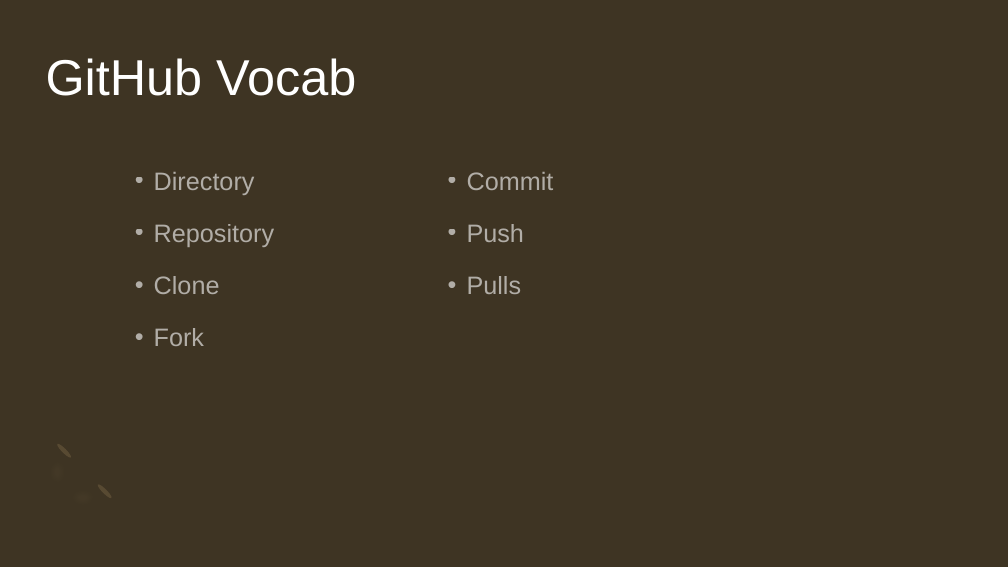
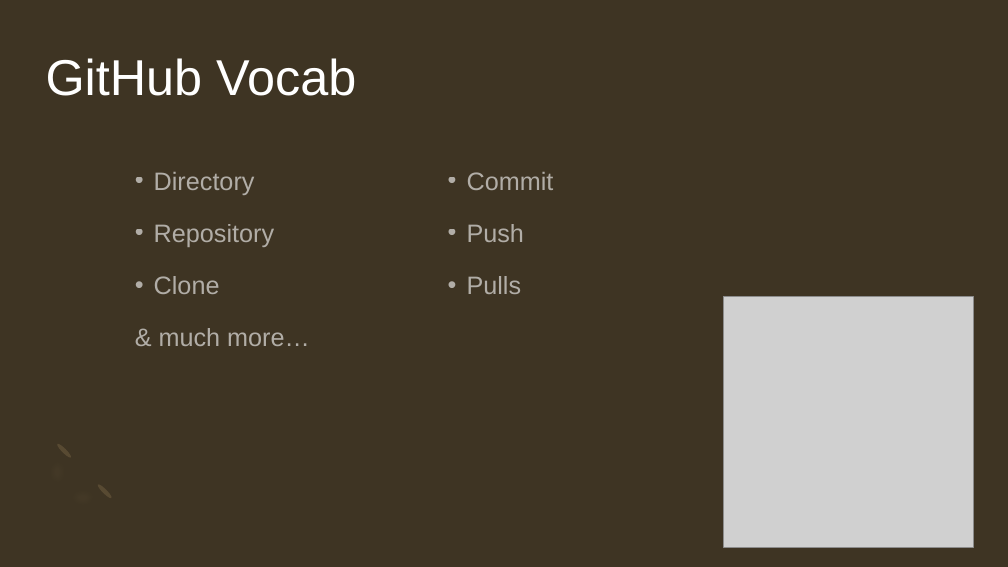
Before and after one commit to JoanneStasiak/JupyterNotebook, a slide deck: slide 4 of Github and jupyter.pptx (slide 5 before the commit). Drawn at 1008x567 pixels with LibreOffice and Linux fonts; fonts in the diff are those of the drawing; grey boxes stand for pictures. Boxes give left, top, right and bottom in pixels: in the first picture for what was removed or moved away, otherwise in the second. Text is boxed around its words. In the diff, an @@ line names an element or a change of style, - is before the commit and + after.

```diff
--- a/Github and jupyter.pptx
+++ b/Github and jupyter.pptx
@@ picture added at box(724, 296, 974, 547) @@
@@ text at box(159, 328, 310, 346): text changed @@
-• Fork
+& much more…
```
Also in this commit, not shown: 5 other slides changed, 3 slides added, 1 slide removed.
